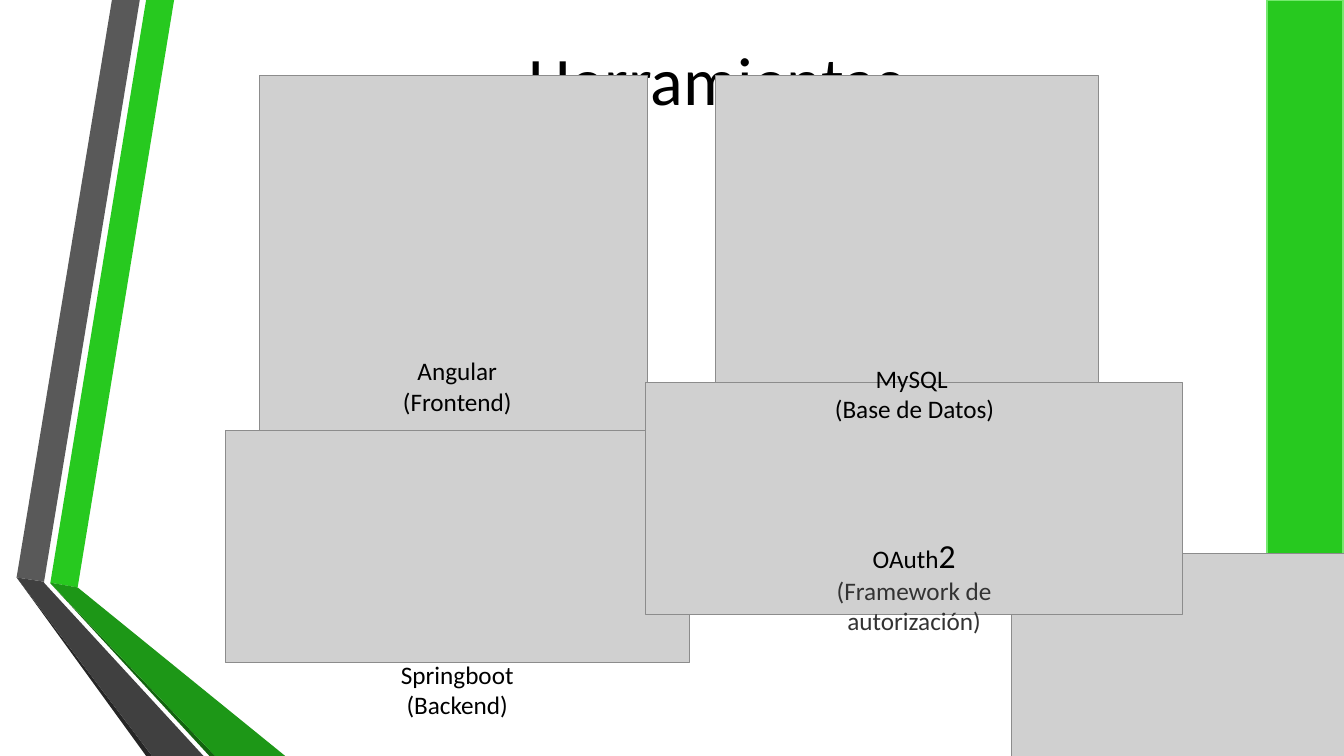
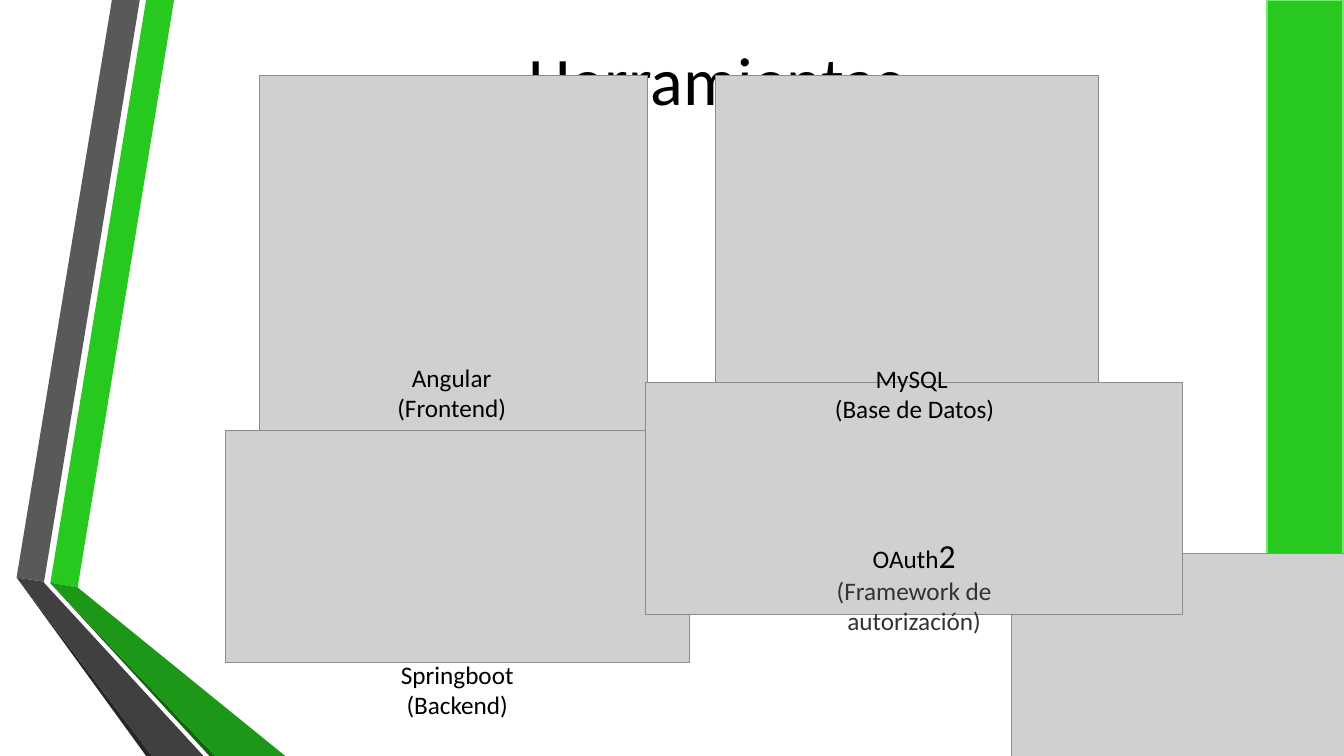
Before and after one commit to DanielLizcano/ProyectoRedes2021, a slide deck: slide 3 of Documentos/MICROSERVICIOS.pptx. Drawn at 1344x756 pixels with LibreOffice and Linux fonts; fonts in the diff are those of the drawing; grey boxes stand for pictures; background and template pictures are left out. Boxes give left, top, right and bottom in pixels: in the first picture for what was removed or moved away, otherwise in the second. Text is boxed around its words. In the diff, an @@ line names an element or a change of style, - is before the commit and + after.

Commit message:
movi imagen

```diff
--- a/Documentos/MICROSERVICIOS.pptx
+++ b/Documentos/MICROSERVICIOS.pptx
@@ text "Angular": place and size @@
-text "Angular" at (403,362,512,414)
+text "Angular" at (397,369,506,421)
```
